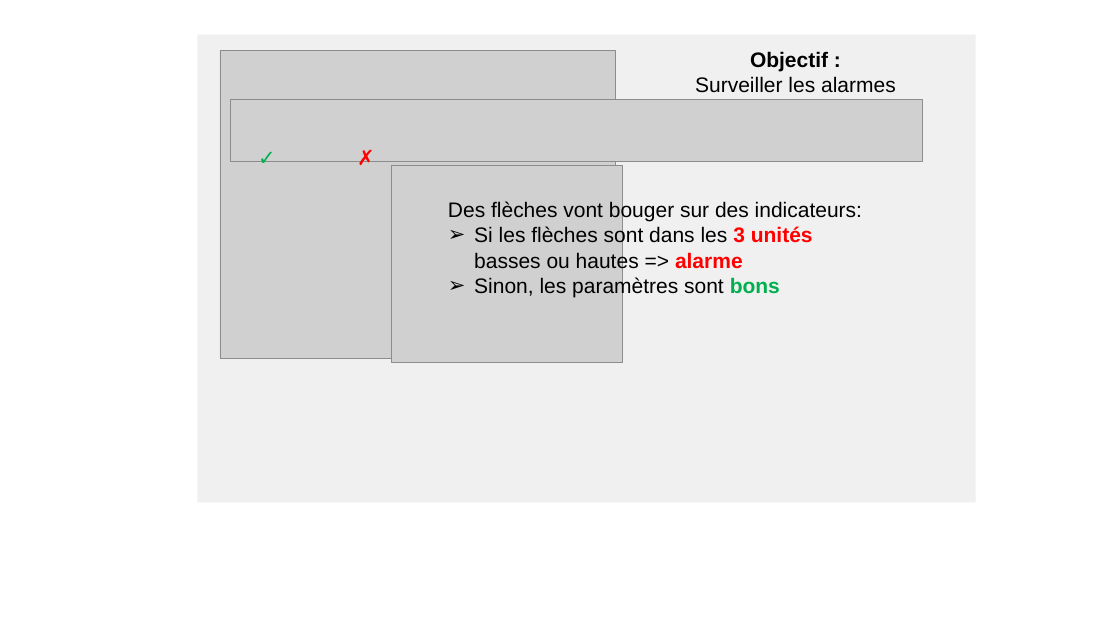
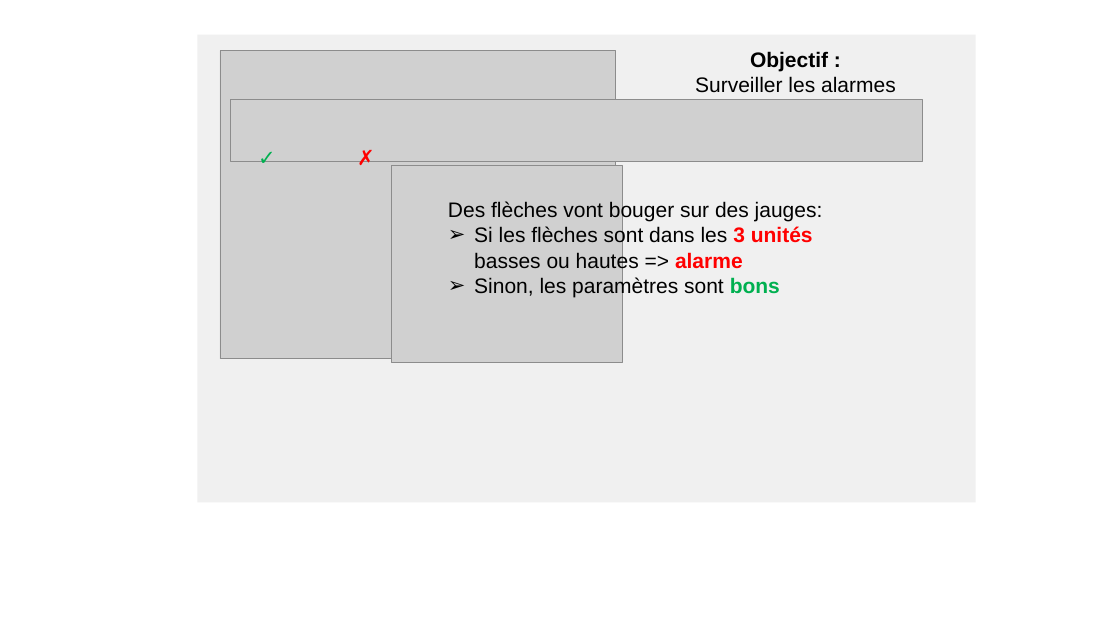
Before and after one commit to Chenot/MPH, a slide deck: slide 3 of tasks/Complex_OpenMATB/includes/img/instructions.pptx. Drawn at 1120x630 pixels with LibreOffice and Linux fonts; fonts in the diff are those of the drawing; grey boxes stand for pictures; background and template pictures are left out. Boxes give left, top, right and bottom in pixels: in the first picture for what was removed or moved away, otherwise in the second. Text is boxed around its words. In the diff, an @@ line names an element or a change of style, - is before the commit and + after.

```diff
--- a/tasks/Complex_OpenMATB/includes/img/instructions.pptx
+++ b/tasks/Complex_OpenMATB/includes/img/instructions.pptx
@@ text at (x1=448, y1=201, x2=823, y2=222): text changed @@
-Des flèches vont bouger sur des indicateurs:
+Des flèches vont bouger sur des jauges:
```
Also in this commit, not shown: 1 other slide changed, 21 other files.
